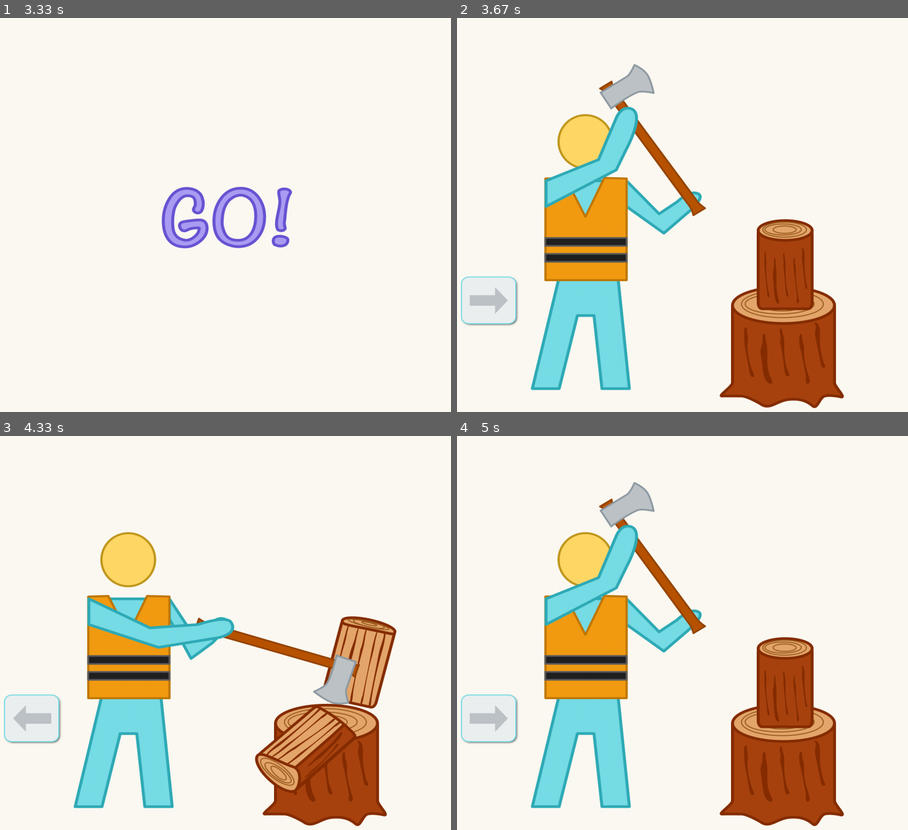
Above: before the commit, frames 1-4 (two rows, left to right).
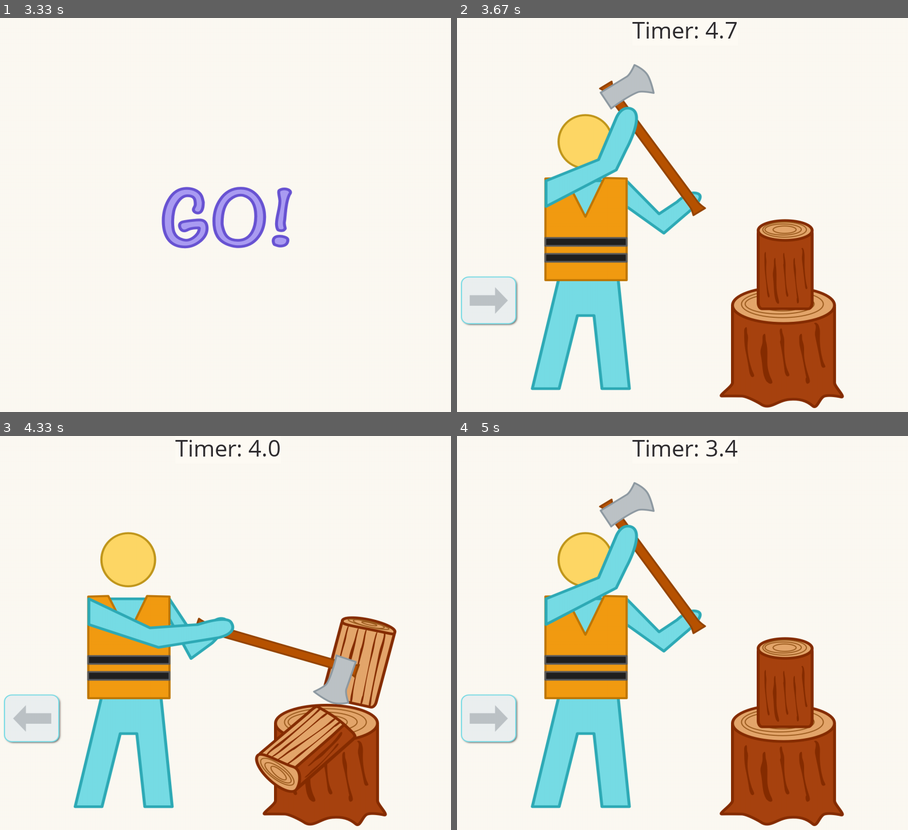
Above: after the commit, the same moments.

Repository: jwl-7/Stick-Bop
Game: pygame game, started from stick-bop.py
Same seed, same stepped clock (60 frames per second), same inputs: the game is played once before the commit and once after it.
Inputs:
- Up to frame 1 (3.33 s): tap Enter at 0.33 s
- Up to frame 2 (3.67 s): hold Left from 3.4 s (still down)
- Up to frame 3 (4.33 s): release Left at 3.87 s; hold Right from 3.9 s (still down)
- Up to frame 4 (5 s): release Right at 4.37 s; hold Right 4.4-4.87 s; hold Left from 4.9 s (still down)

Frame 1 is identical in both runs. In frame 2, 0.3% of the frame differs, in the area x 38-63%, y 0-6%; in frame 3, 0.3%; in frame 4, 0.3%.

Commit message:
adder timer to woodchop task

Diff:
--- a/stick-bop.py
+++ b/stick-bop.py
@@ -132,6 +132,26 @@
             image = pygame.transform.smoothscale(image, screen_size, screen)
         return image
 
+    def render_text(self, font, color, text, size, x, y, screen):
+        """Draws text in rectangle to surface."""
+        text_font = pygame.font.Font(font, size)
+        text_surface = text_font.render(text, True, color)
+        text_rect = text_surface.get_rect()
+        text_rect.midtop = (x, y)
+        #text = (text_surface, text_rect)
+        #return text
+        screen.blit(text_surface, text_rect)
+
+    def clear_text(self, font, color, text, size, x, y, screen):
+        """Covers text with solid rectangle to surface."""
+        text_font = pygame.font.Font(font, size)
+        text_surface = text_font.render(text, True, color)
+        text_rect = text_surface.get_rect()
+        text_rect.midtop = (x, y)
+        #clear_text = (color, text_rect)
+        #return clear_text
+        screen.fill(color, text_rect)
+
 class State(object):
     """Parent class for various game states.
 
@@ -141,6 +161,8 @@
         next (none): Holds the value of the next state.
         current (none): Holds the value of the current state.
     """
+    score = 0
+    count = 0
 
     def __init__(self):
         self.done = False
@@ -369,13 +391,18 @@
                 self.right_was_pressed = True
 
     def update(self, screen, dt):
+        timer_start = 5
         self.wood_img = self.render_image(self.wood_img, self.screen_size, screen)
         self.draw(screen)
         time_elapsed = pygame.time.get_ticks() - self.start_time
+        timer_seconds = float(time_elapsed / 1000 % 60)
+        timer = round(timer_start - timer_seconds, 1)
+        timer_text = 'Timer: ' + str(timer)
+        self.clear_text(self.fonts['OpenSans-Regular'], WHITE, timer_text, 40, self.screen_width/2, 0, screen)
+        self.render_text(self.fonts['OpenSans-Regular'], BLACK, timer_text, 40, self.screen_width/2, 0, screen)
 
     def draw(self, screen):
         screen.blit(self.wood_img, [0, 0])
-        pass
 
 def main():
     """Initialize pygame and run game."""
